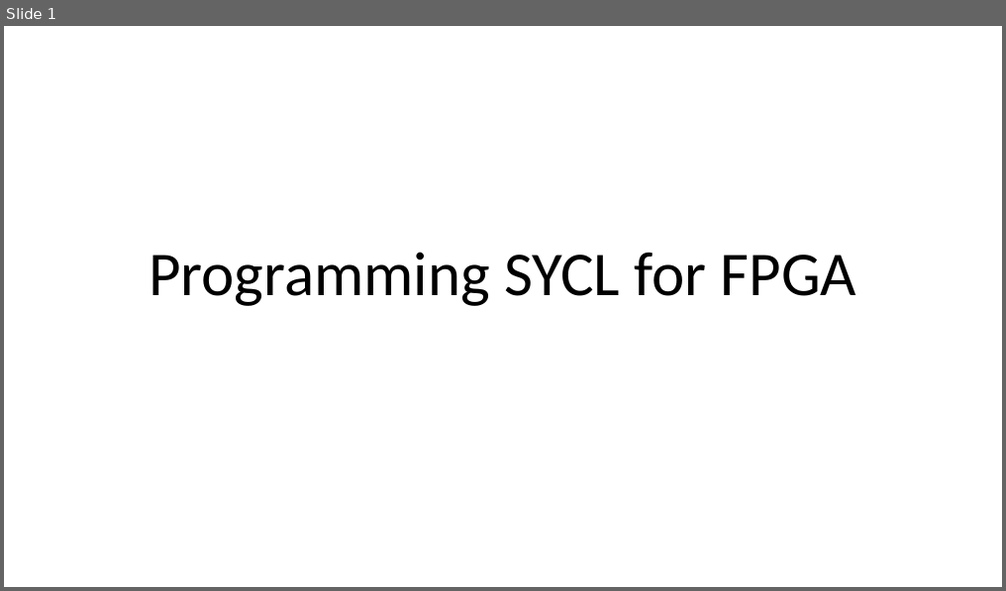
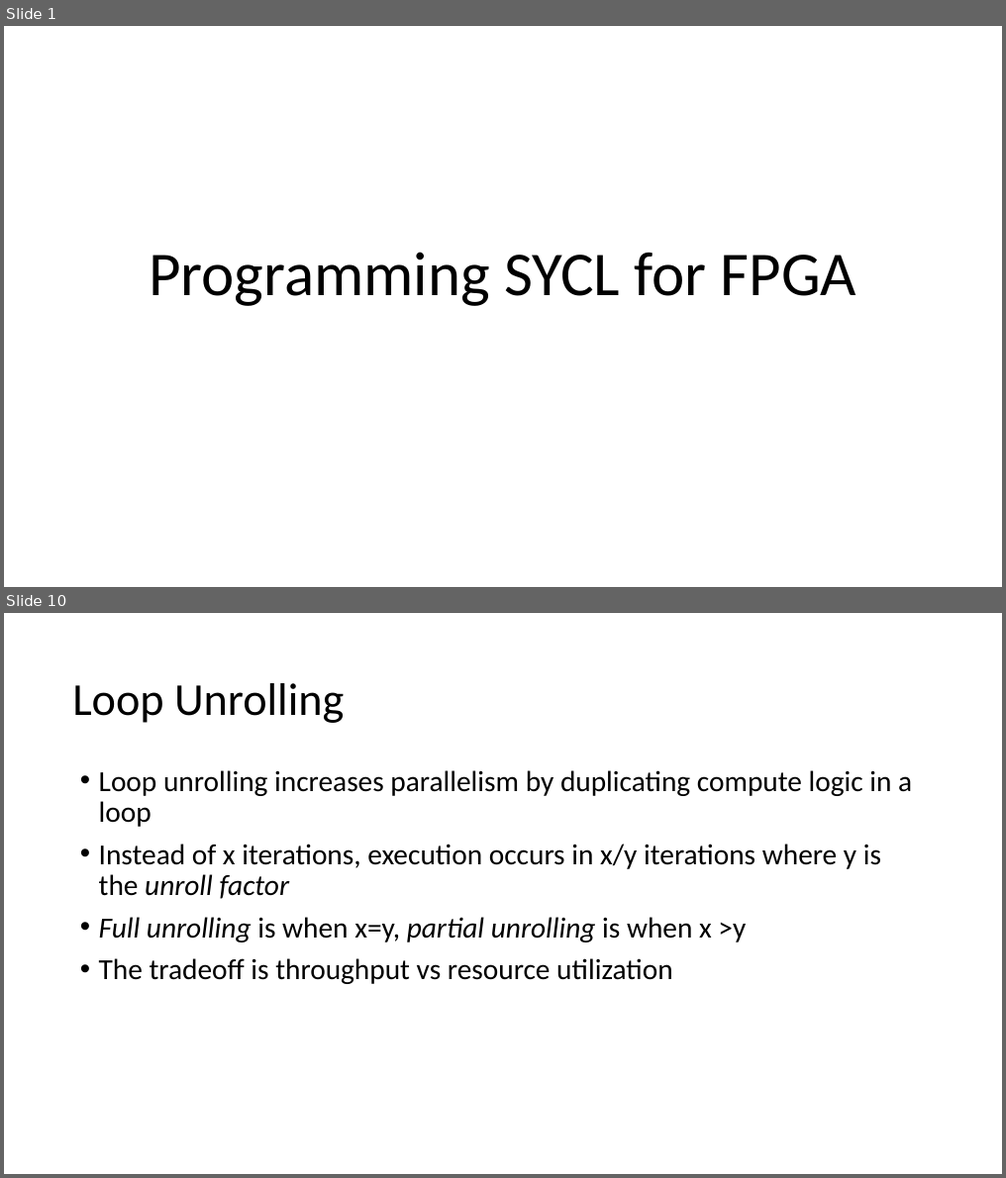
Before and after one commit to BenjaminMFindley/Reconfig-2-SYCL-DPCPP, a slide deck: Slides/SYCL_FPGA.pptx. Shown one above the other, each under a label of ours: slide 1 before the commit, slides 1 and 10 after it; the slides between them are not shown. The pictures are 1006x591 and 1006x1178 pixels, drawn with LibreOffice and Linux fonts; fonts in the diff are those of the drawing. Boxes give left, top, right and bottom in pixels: in the first picture for what was removed or moved away, otherwise in the second. Text is boxed around its words. In the diff, an @@ line names an element or a change of style, - is before the commit and + after.

```diff
--- a/Slides/SYCL_FPGA.pptx
+++ b/Slides/SYCL_FPGA.pptx
@@ slide 10 added at (x1=4, y1=613, x2=1002, y2=1174), background #FFFFFF @@
@@ text added at (x1=72, y1=683, x2=344, y2=723), 44 pt, text #000000 @@
+Loop Unrolling
@@ text added at (x1=99, y1=770, x2=912, y2=984), 28 pt, text #000000 @@
+• Loop unrolling increases parallelism by duplicating compute logic in a loop
+• Instead of x iterations, execution occurs in x/y iterations where y is the unroll factor
+• Full unrolling is when x=y, partial unrolling is when x >y
+• The tradeoff is throughput vs resource utilization
```
Also in this commit, not shown: 2 slides changed, 8 other slides added.
